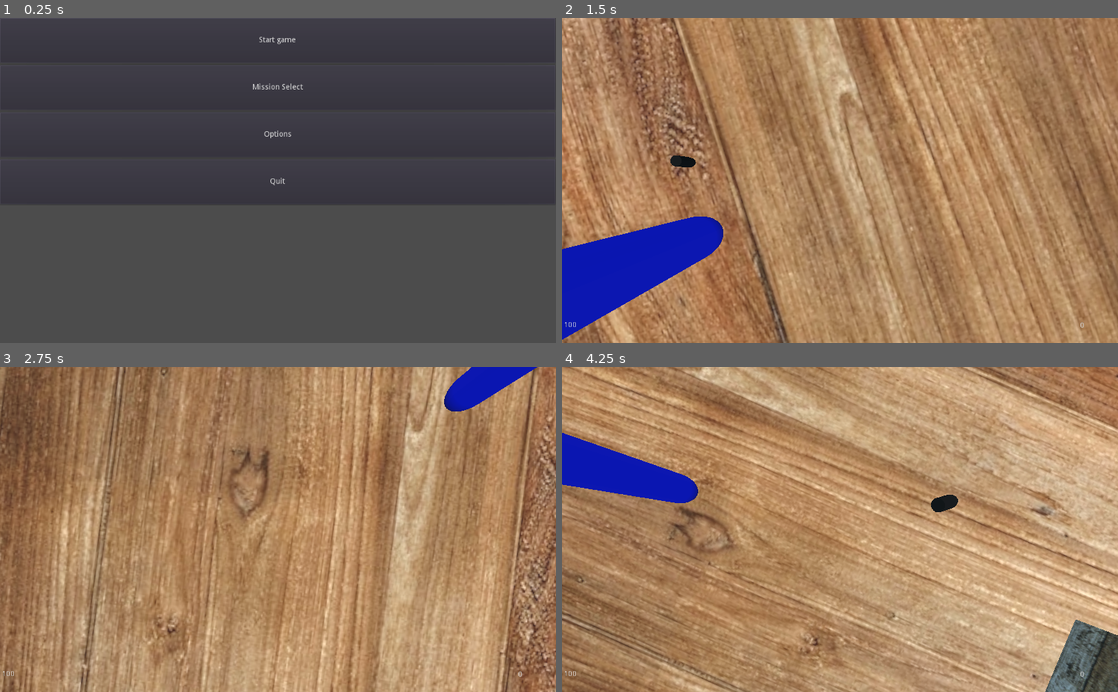
Above: before the commit, frames 1-4 (two rows, left to right).
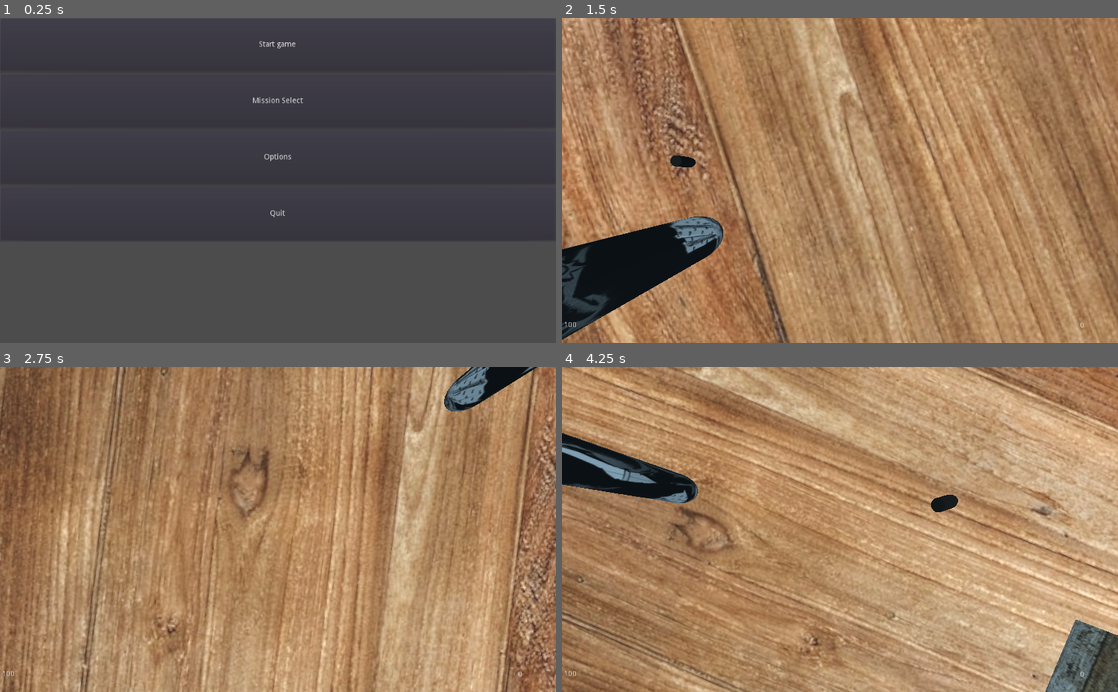
Above: after the commit, the same moments.

Repository: BlakeWiscombe/betrayal
Game: Godot game, scene res://Main menu.tscn
The game is run twice, just before and just after one commit, with the same random seed, the same clock (stepped at 60 frames per second) and the same inputs.
Inputs (mouse positions are in pixels of both pictures, inside the frame that each line leads up to):
- Up to frame 1 (0.25 s): no input
- Up to frame 2 (1.5 s): click "Start game" at 0.5 s; tap Enter at 1.25 s; move the mouse to (962, 164) at 1.27 s; hold D (player_right) from 1.28 s (still down); click (962, 164) at 1.35 s
- Up to frame 3 (2.75 s): tap Space (jump) at 1.52, 2.27 s; move the mouse to (166, 545) at 2.02 s; release D (player_right) at 2.03 s; hold S (player_backward) from 2.03 s (still down); click (166, 545) at 2.1 s
- Up to frame 4 (4.25 s): move the mouse to (895, 458) at 2.77 s; release S (player_backward) at 2.78 s; hold D (player_right) 2.78-3.53 s; click (895, 458) at 2.85 s; move the mouse to (812, 594) at 3.52 s; hold W (player_forward) from 3.53 s (still down); click (812, 594) at 3.6 s; tap Space (jump) at 3.77 s

The runs differ from the first frame. In frame 1, 0.4% of the frame differs, in the area x 0-100%, y 5-62%; in frame 2, 5.6%, in the area x 0-29%, y 61-99%; in frame 3, 1.2%; in frame 4, 2.9%.

Commit message:
change enemy look

Diff:
--- a/Enemy.tscn
+++ b/Enemy.tscn
@@ -1,9 +1,10 @@
-[gd_scene load_steps=7 format=2]
+[gd_scene load_steps=8 format=2]
 
 [ext_resource path="res://Enemy.gd" type="Script" id=1]
+[ext_resource path="res://main-qimg-bb3b2b02c37c019bf3a7da13fa0ded2c-lq.jpeg" type="Texture" id=2]
 
 [sub_resource type="SpatialMaterial" id=3]
-albedo_color = Color( 0, 0.0862745, 1, 1 )
+albedo_texture = ExtResource( 2 )
 
 [sub_resource type="CapsuleMesh" id=1]
 material = SubResource( 3 )
@@ -16,8 +17,8 @@
 height = 5.0
 
 [sub_resource type="CapsuleShape" id=5]
-radius = 1.07495
-height = 3.60039
+radius = 1.3107
+height = 3.66281
 
 [node name="Enemy" type="KinematicBody"]
 script = ExtResource( 1 )
--- a/Main menu.tscn
+++ b/Main menu.tscn
@@ -6,11 +6,14 @@
 
 [node name="VBoxContainer" type="VBoxContainer" parent="."]
 margin_right = 1023.0
-margin_bottom = 344.0
+margin_bottom = 411.0
+__meta__ = {
+"_edit_use_anchors_": false
+}
 
 [node name="Start Game" type="Button" parent="VBoxContainer"]
 margin_right = 1023.0
-margin_bottom = 83.0
+margin_bottom = 99.0
 size_flags_horizontal = 3
 size_flags_vertical = 3
 text = "Start game"
@@ -21,9 +24,9 @@
 scene_to_load = "res://Betrayal.tscn"
 
 [node name="Button2" type="Button" parent="VBoxContainer"]
-margin_top = 87.0
+margin_top = 103.0
 margin_right = 1023.0
-margin_bottom = 170.0
+margin_bottom = 203.0
 size_flags_vertical = 3
 text = "Mission Select"
 __meta__ = {
@@ -31,16 +34,16 @@
 }
 
 [node name="Button3" type="Button" parent="VBoxContainer"]
-margin_top = 174.0
+margin_top = 207.0
 margin_right = 1023.0
-margin_bottom = 257.0
+margin_bottom = 307.0
 size_flags_vertical = 3
 text = "Options"
 
 [node name="Quit" type="Button" parent="VBoxContainer"]
-margin_top = 261.0
+margin_top = 311.0
 margin_right = 1023.0
-margin_bottom = 344.0
+margin_bottom = 411.0
 size_flags_vertical = 3
 text = "Quit"
 
